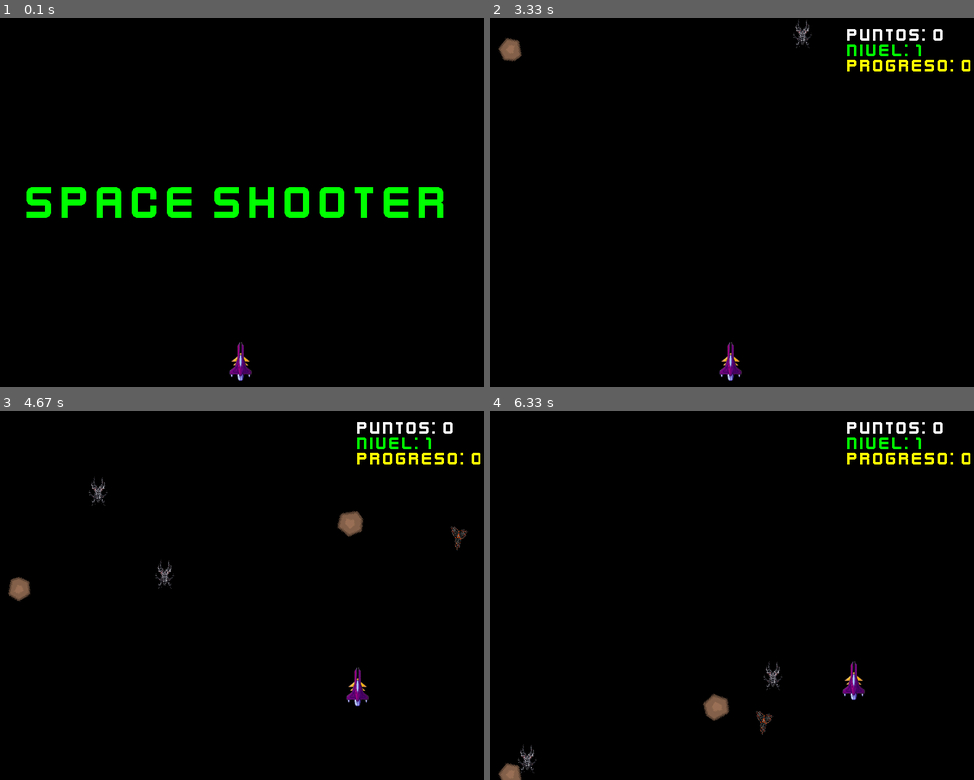
Above: before the commit, frames 1-4 (two rows, left to right).
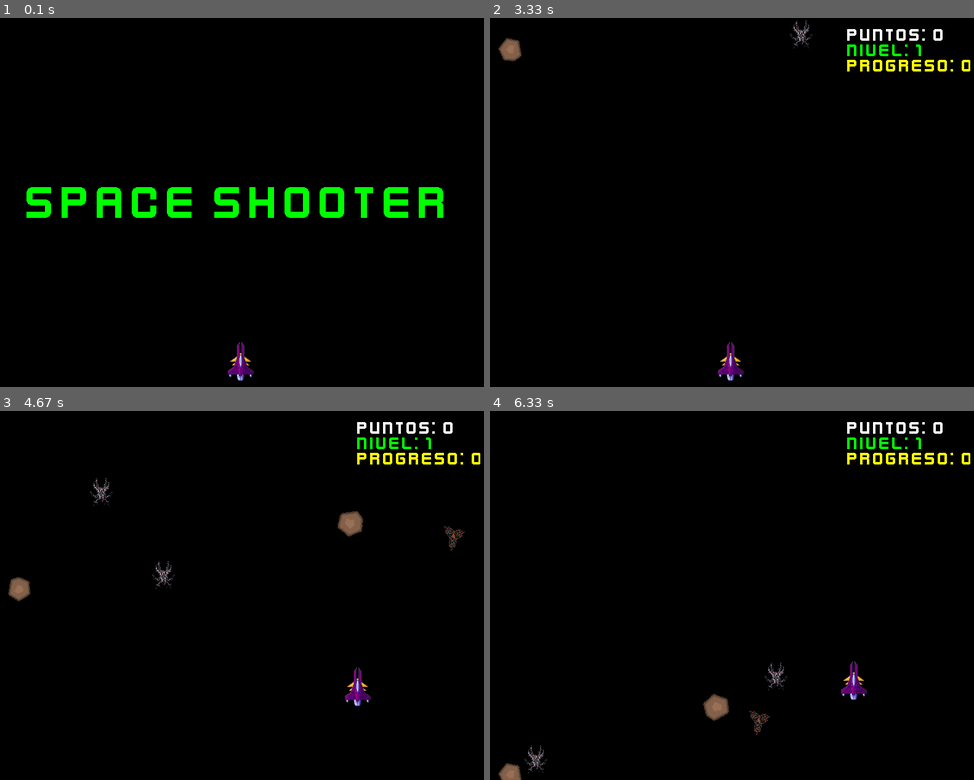
Above: after the commit, the same moments.

Repository: XiomaraTH/GUIA_41_PYGAMES
Game: pygame game, started from sprites/galaga.py
Same seed, same stepped clock (60 frames per second), same inputs: the game is played once before the commit and once after it.
Inputs:
- Up to frame 1 (0.1 s): no input
- Up to frame 2 (3.33 s): no input
- Up to frame 3 (4.67 s): hold Up 3.4-3.87 s; hold Right 3.9-4.53 s; hold Down from 4.57 s (still down)
- Up to frame 4 (6.33 s): release Down at 4.93 s; hold Left 4.97-5.43 s; hold Right 5.47-5.93 s; hold Up 5.97-6.27 s; hold Right from 6.3 s (still down)

The runs differ from the first frame. In frame 1, 0.1% of the frame differs, in the area x 47-53%, y 87-99%; in frame 2, 0.3%; in frame 3, 0.5%; in frame 4, 0.6%, in the area x 5-78%, y 67-99%.

Commit message:
Se agrandaron más las imagenes

Diff:
--- a/sprites/galaga.py
+++ b/sprites/galaga.py
@@ -17,7 +17,7 @@
 PROB_METEORITO = 30
 ESPERA_ENEMIGOS = 20
 ESPERA_METEORITOS = 30
-SHIP_WIDTH = 50
+SHIP_WIDTH = 60
 SHIP_HEIGHT = 50
 
 # niveles
